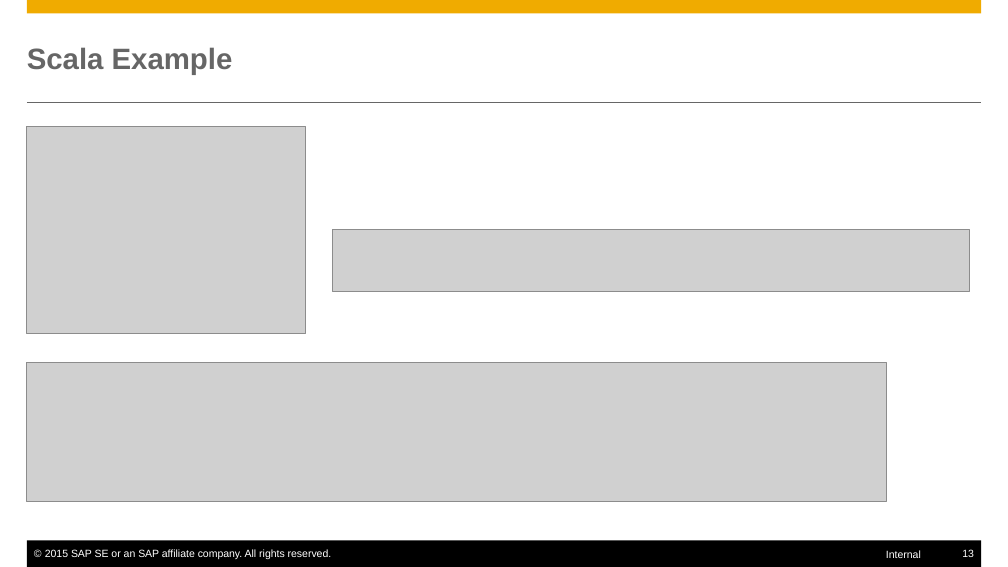
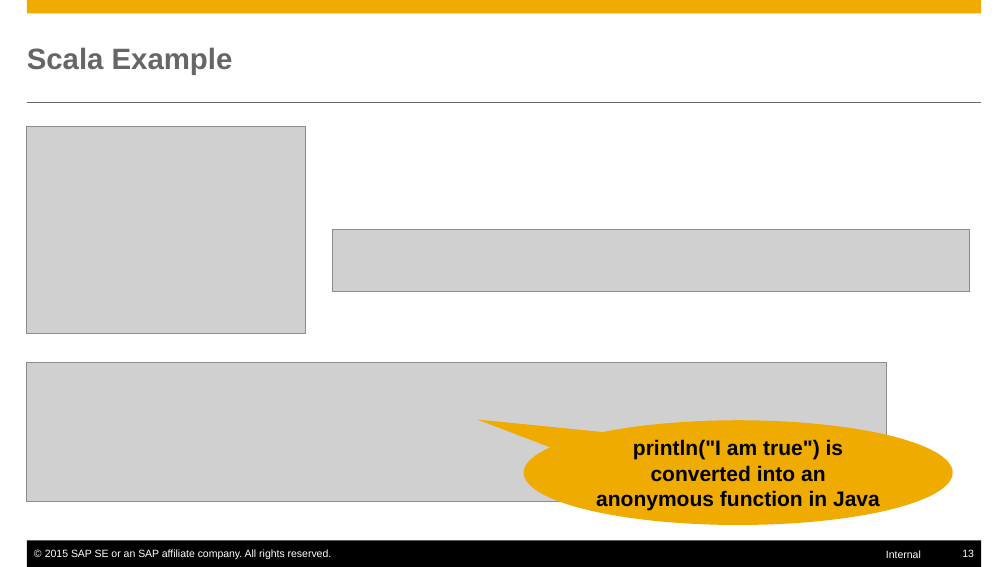
Before and after one commit to mxpang/jerryslide, a slide deck: slide 13 of training/ProgrammingLanguage/001_closure.pptx. Drawn at 1008x567 pixels with LibreOffice and Linux fonts; fonts in the diff are those of the drawing; grey boxes stand for pictures. Boxes give left, top, right and bottom in pixels: in the first picture for what was removed or moved away, otherwise in the second. Text is boxed around its words. In the diff, an @@ line names an element or a change of style, - is before the commit and + after.

```diff
--- a/training/ProgrammingLanguage/001_closure.pptx
+++ b/training/ProgrammingLanguage/001_closure.pptx
@@ speech bubble added at [524, 420, 953, 525], fill #F0AB00, 20 pt, text #000000, bold @@
+println("I am true") is converted into an anonymous function in Java
```
Also in this commit, not shown: 2 other slides changed, 8 slides added, 4 other files.
